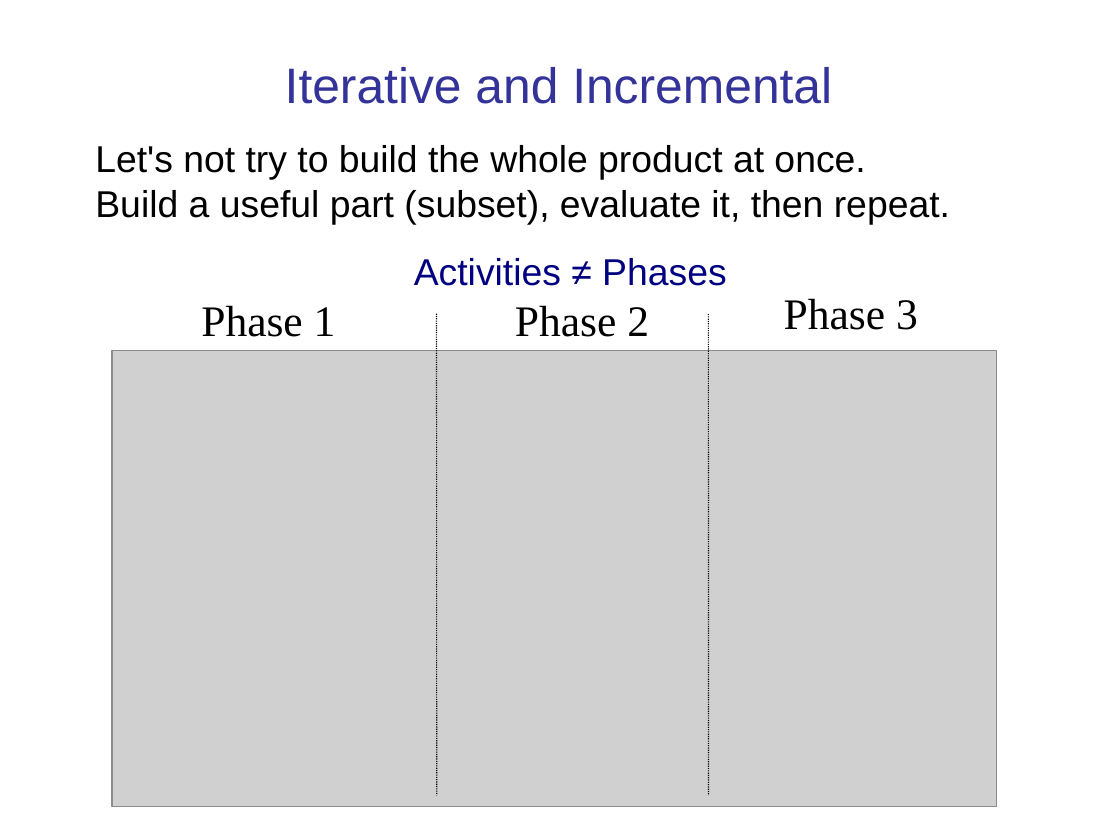
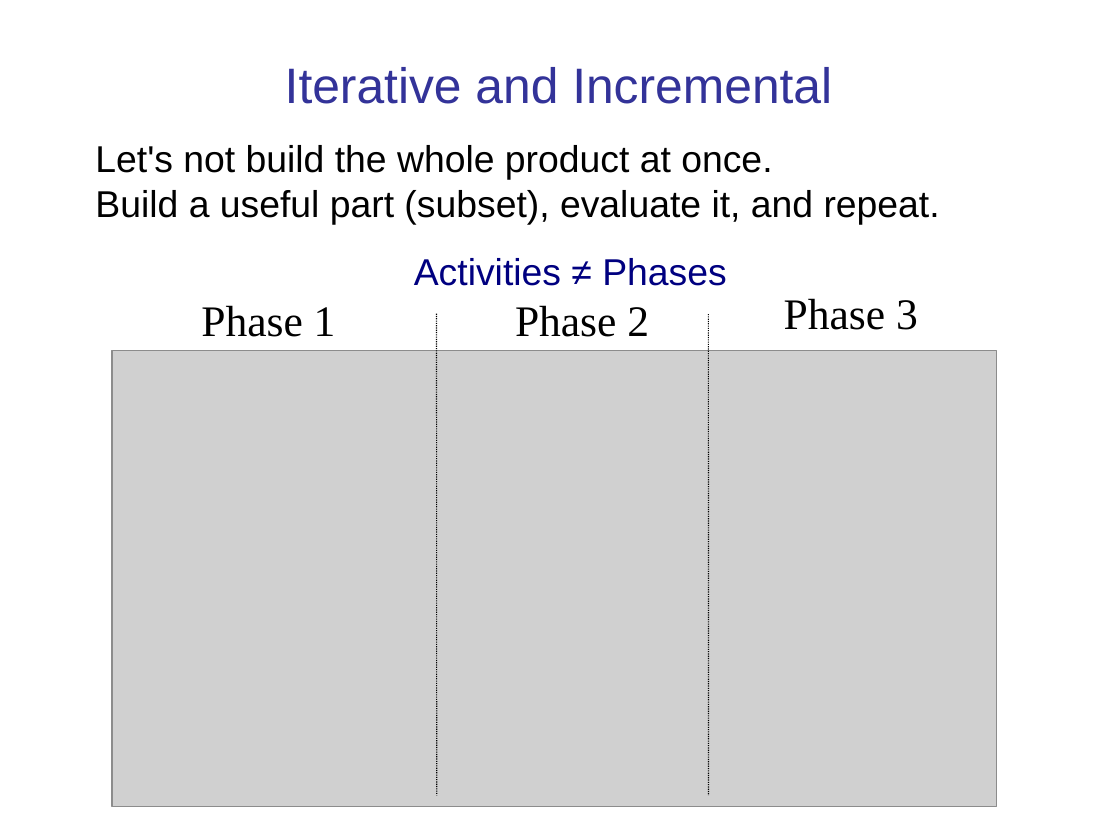
Before and after one commit to cpske/ISP, a slide deck: slide 35 of software-process/Introduction-software-process.pptx. Drawn at 1120x840 pixels with LibreOffice and Linux fonts; fonts in the diff are those of the drawing; grey boxes stand for pictures. Boxes give left, top, right and bottom in pixels: in the first picture for what was removed or moved away, otherwise in the second. Text is boxed around its words. In the diff, an @@ line names an element or a change of style, - is before the commit and + after.

```diff
--- a/software-process/Introduction-software-process.pptx
+++ b/software-process/Introduction-software-process.pptx
@@ text at [95,145,940,225]: text changed @@
-Let's not try to build the whole product at once.
-Build a useful part (subset), evaluate it, then repeat.
+Let's not build the whole product at once.
+Build a useful part (subset), evaluate it, and repeat.
```
Also in this commit, not shown: 26 other slides changed, 16 other files.
